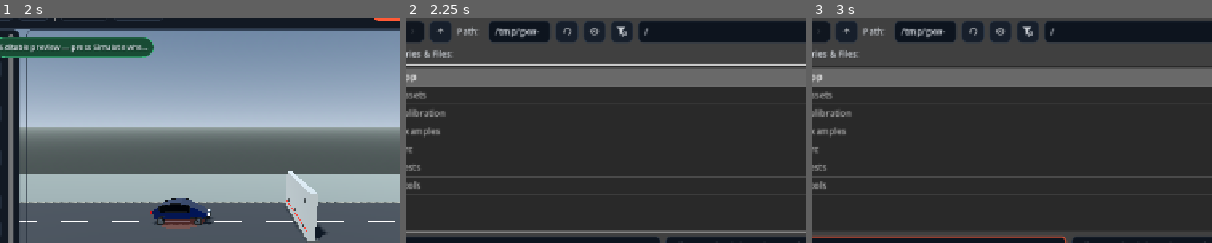
Above: before the commit, frames 1-3 (left to right).
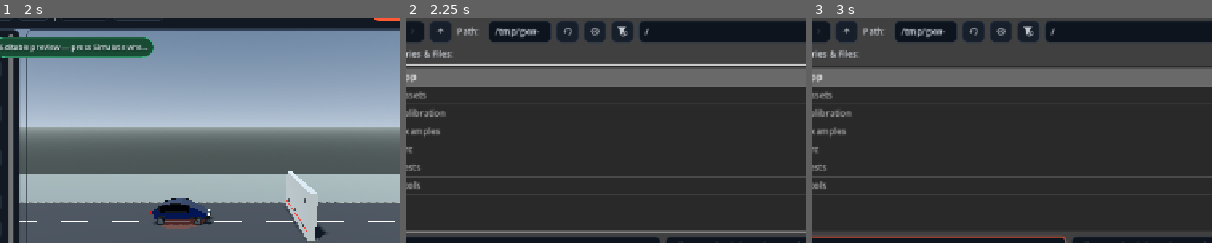
Above: after the commit, the same moments.

Repository: ArrowSK/crashvector
Game: Godot game, scene res://app/main.tscn
Two runs of this game, one before a commit and one after it. Both use one fixed random seed, a clock stepped at 60 frames per second and the inputs below.
Inputs (mouse positions are % of the whole screen's width and height, from its top left):
- Up to frame 1 (2 s): click "New" at 0.5 s; click "New" at 1.25 s
- Up to frame 2 (2.25 s): click "Open" at 2 s
- Up to frame 3 (3 s): click (36, 59) at 2.77 s; type "12" at 2.85 s
The pictures show only the part of the screen within x 20-70%, y 8-58%; the shares and areas given below are measured in that part.

Frame 1 is identical in both runs. In frame 2, 0.1% of the frame differs, in the area x 39-61%, y 3-9%; in frame 3, 0.1%.

Commit message:
M15: use bounded articulated road-user proxy

Diff:
--- a/src/demo/crash_demo_m15.gd
+++ b/src/demo/crash_demo_m15.gd
@@ -5,9 +5,9 @@
 extends "res://src/demo/crash_demo_m14.gd"
 
 # M15 deliberately keeps the proven M14 production/editor layer intact and
-# upgrades the shared RoadUserRigidProxy3D implementation underneath it.
-# Pedestrians are now lightweight articulated rigid-body chains and bicycles
-# have independently simulated wheel bodies joined to the rigid frame.
+# upgrades the road-user implementation underneath it. Pedestrians are
+# lightweight articulated rigid-body chains with bounded generic joints and
+# bicycles have independently simulated wheel bodies joined to the rigid frame.
 #
 # Road-user rigid segments use a dedicated collision channel. They collide
 # physically with the road but not the passenger-car protected-cell collider;
@@ -25,6 +25,37 @@
 func _rebuild_preview() -> void:
 	super._rebuild_preview()
 	_configure_articulated_collision_channels()
+
+func _replace_legacy_road_user_with_rigid_proxy() -> void:
+	if bicycle != null and is_instance_valid(bicycle) and bicycle.get_parent() == self:
+		remove_child(bicycle)
+		bicycle.queue_free()
+	if pedestrian != null and is_instance_valid(pedestrian) and pedestrian.get_parent() == self:
+		remove_child(pedestrian)
+		pedestrian.queue_free()
+	bicycle = null
+	pedestrian = null
+	pair_simulation = null
+	static_simulation = null
+	hybrid_production_active = true
+
+	road_user_proxy = RoadUserArticulatedProxy3D.new()
+	road_user_proxy.name = "RoadUserArticulatedProxy"
+	road_user_proxy.configure(
+		scenario.target_type,
+		scenario.target_preset_id,
+		scenario.target_mass_kg,
+		scenario.target_speed_kmh,
+		scenario.target_position_m,
+		scenario.target_heading_deg,
+		scenario.show_structure
+	)
+	add_child(road_user_proxy)
+	bicycle = road_user_proxy.bicycle_visual
+	pedestrian = road_user_proxy.pedestrian_visual
+	if status_label != null:
+		status_label.text = "Bounded articulated road-user preview — press Simulate"
+	_update_metrics()
 
 func _configure_articulated_collision_channels() -> void:
 	if road_user_proxy == null or not is_instance_valid(road_user_proxy):
@@ -47,10 +78,10 @@
 	body.collision_mask = ROAD_USER_GROUND_LAYER
 
 func _rebind_articulated_joints() -> void:
-	# The rig is assembled before its sibling bodies are moved to their configured
-	# preview offsets. Rebinding after set_preview_pose() makes Godot derive each
-	# local pivot from the final body/joint transforms and avoids a large initial
-	# constraint correction when the bodies are unfrozen.
+	# Rebinding after preview placement makes Godot derive each local pivot from
+	# the final body/joint transforms and avoids a large initial correction when
+	# the bodies are unfrozen. The bounded M15 proxy performs the same operation
+	# internally; repeating it here also covers the bicycle hub pins.
 	for joint in road_user_proxy.articulated_joints:
 		if joint == null or not is_instance_valid(joint):
 			continue
